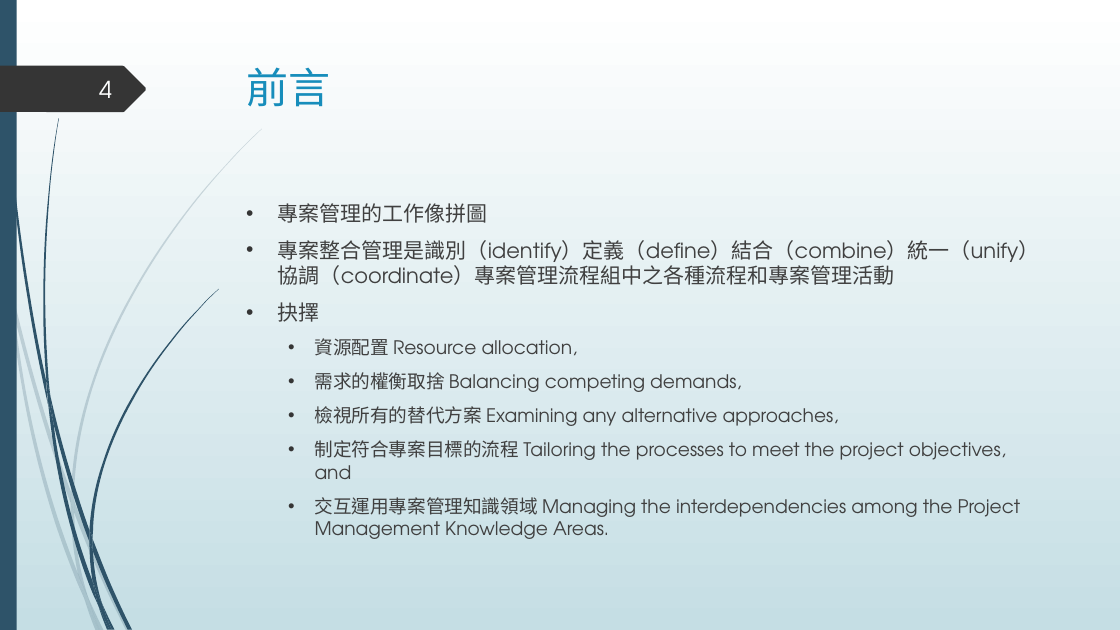
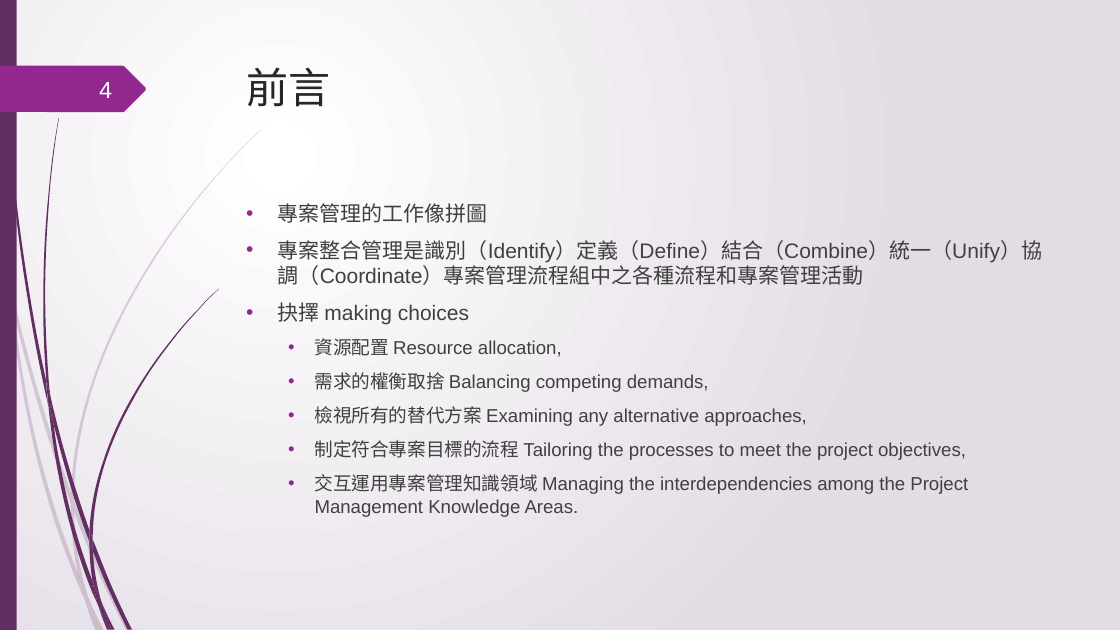
Before and after one commit to ywdeng/uscojywdeng, a slide deck: slide 4 of src/assets/1091/ProjectManagement/CH05/05.pptx. Drawn at 1120x630 pixels with LibreOffice and Linux fonts; fonts in the diff are those of the drawing. Boxes give left, top, right and bottom in pixels: in the first picture for what was removed or moved away, otherwise in the second. Text is boxed around its words. In the diff, an @@ line names an element or a change of style, - is before the commit and + after.

Commit message:
1. 修正主選單 2. 編輯專案管理第五章

```diff
--- a/src/assets/1091/ProjectManagement/CH05/05.pptx
+++ b/src/assets/1091/ProjectManagement/CH05/05.pptx
@@ background gradient #FFFFFF to #C5DEE5 to gradient #FFFFFF to #E4DDE6 @@
@@ title "前言" at [247, 67, 331, 107]: font TeX Gyre Adventor to Times New Roman, text colour #178DBB to #262626 @@
@@ freeform shape at [0, 66, 146, 112]: fill #353535 to #92278F @@
@@ page number at [99, 82, 112, 98]: font TeX Gyre Adventor to Arial @@
@@ fill #2E5369 to #632E62 in 13 elements at [3, 0, 48, 404], [50, 397, 89, 542], [92, 539, 132, 629], [48, 401, 98, 607], [103, 604, 115, 630], [46, 377, 54, 424], [89, 289, 218, 539], [98, 607, 109, 630], [89, 542, 102, 604], [89, 530, 92, 551], [92, 581, 112, 629], [0, 0, 17, 630], [43, 118, 59, 397] @@
@@ text at [278, 203, 968, 517]: font TeX Gyre Adventor to Arial in "專案管理的工作像拼圖", "資源配置 Resource allocation,", "需求的權衡取捨 Balancing competing demands,", "檢視所有的替代方案 Examining any alternative approaches," and 1 more places; bullet colour #353535 to #92278F @@
@@ text at [278, 240, 1042, 324]: text changed; font TeX Gyre Adventor to Arial @@
-• 專案整合管理是識別（identify）定義（define）結合（combine）統一（unify）協調（coordinate）專案管理流程組中之各種流程和專案管理活動
-• 抉擇
+• 專案整合管理是識別（Identify）定義（Define）結合（Combine）統一（Unify）協調（Coordinate）專案管理流程組中之各種流程和專案管理活動
+• 抉擇 making choices
@@ text at [315, 440, 966, 460]: text changed; font TeX Gyre Adventor to Arial @@
-  • 制定符合專案目標的流程 Tailoring the processes to meet the project objectives, and
+  • 制定符合專案目標的流程 Tailoring the processes to meet the project objectives,
@@ fill #2E5369 at 20% opacity to #632E62 at 20% opacity in 10 elements at [0, 237, 9, 294], [12, 290, 71, 503], [74, 501, 130, 630], [88, 597, 104, 630], [9, 294, 85, 600], [71, 503, 88, 597], [71, 129, 262, 501], [85, 600, 100, 630], [71, 492, 74, 513], [78, 574, 100, 630] @@
```
Also in this commit, not shown: 68 other slides changed, 11 slides added, 1 slide removed, 1 other file.
